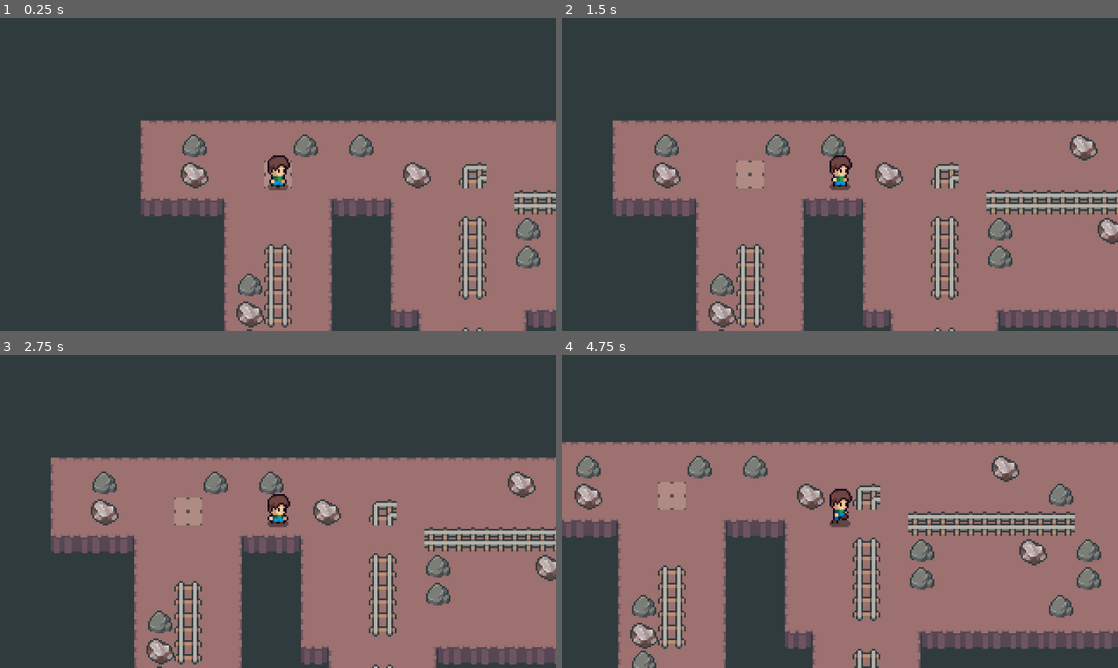
Above: before the commit, frames 1-4 (two rows, left to right).
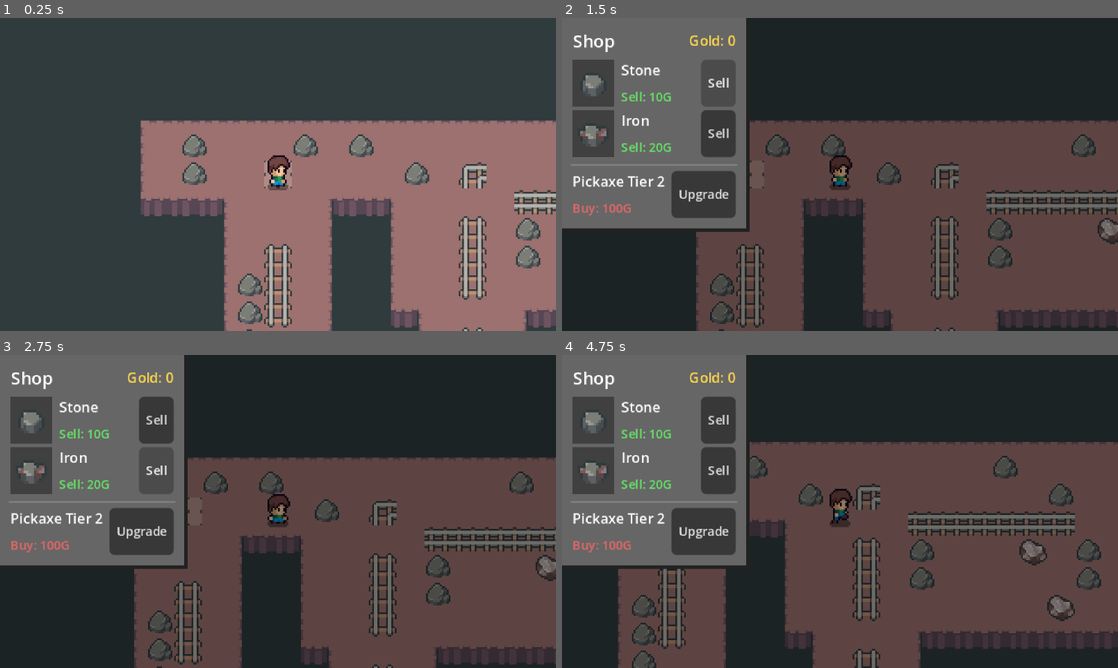
Above: after the commit, the same moments.

Repository: Nono-hash000/Mining
Game: Godot game, scene res://scenes/level.tscn
The game is run twice, just before and just after one commit, with the same random seed, the same clock (stepped at 60 frames per second) and the same inputs. Sound files missing from this copy of the repository are replaced by a short silence.
Inputs (mouse positions are in pixels of both pictures, inside the frame that each line leads up to):
- Up to frame 1 (0.25 s): no input
- Up to frame 2 (1.5 s): tap Enter at 0.5 s; move the mouse to (962, 158) at 0.52 s; hold D (right) 0.53-1.25 s; tap P at 0.6 s; click (962, 158) at 0.67 s; click (717, 83) at 1.25 s, where only the run after the commit has a clickable "Sell"
- Up to frame 3 (2.75 s): click (155, 470) at 2 s, where only the run after the commit has a clickable "Sell"
- Up to frame 4 (4.75 s): click (701, 530) at 2.75 s, where only the run after the commit has a clickable "Upgrade"; tap Space at 3.5 s; move the mouse to (728, 527) at 3.52 s; hold S (down) 3.53-4.28 s; click (728, 527) at 3.6 s; tap P at 3.8, 4.35 s; move the mouse to (895, 442) at 4.27 s; hold D (right) from 4.28 s (still down)

The runs differ from the first frame. In frame 1, 0.8% of the frame differs, in the area x 32-78%, y 46-99%; in frame 2, 97%, in the area x 0-100%, y 0-100%; in frame 3, 97%; in frame 4, 97%.

Commit message:
Demo is ready let's go

Diff:
--- a/data/rocks/iron.tres
+++ b/data/rocks/iron.tres
@@ -12,7 +12,7 @@
 script = ExtResource("1_qo01q")
 texture = SubResource("AtlasTexture_2p1yt")
 max_health = 4
-rarity = 25
+rarity = 5
 min_depth = 1
 ore_resource = ExtResource("1_2p1yt")
 metadata/_custom_type_script = "uid://dfys6g5nmx36y"
--- a/project.godot
+++ b/project.godot
@@ -13,6 +13,10 @@
 config/name="MiningGame"
 run/main_scene="uid://d0httbwt0arq2"
 config/features=PackedStringArray("4.6", "GL Compatibility")
+
+[debug]
+
+gdscript/warnings/unused_signal=0
 
 [display]
 
--- a/scripts/inventory_ui.gd
+++ b/scripts/inventory_ui.gd
@@ -57,7 +57,6 @@
 
 func _build_ui() -> void:
 	layer = 10
-
 	process_mode = Node.PROCESS_MODE_ALWAYS
 
 	dim_background = ColorRect.new()
@@ -68,6 +67,7 @@
 
 	panel = PanelContainer.new()
 	dim_background.add_child(panel)
+
 	panel.set_anchors_preset(Control.PRESET_CENTER)
 	panel.grow_horizontal = Control.GROW_DIRECTION_BOTH
 	panel.grow_vertical = Control.GROW_DIRECTION_BOTH
@@ -82,14 +82,14 @@
 	panel.add_child(margin)
 
 	var vbox := VBoxContainer.new()
-	vbox.add_theme_constant_override("separation", 8)
+	vbox.add_theme_constant_override("separation", 4)
 	vbox.size_flags_horizontal = Control.SIZE_EXPAND_FILL
 	vbox.size_flags_vertical = Control.SIZE_EXPAND_FILL
 	margin.add_child(vbox)
 
 	var title := Label.new()
 	title.text = "Inventory"
-	title.add_theme_font_size_override("font_size", 18)
+	title.add_theme_font_size_override("font_size", 10)
 	title.add_theme_color_override("font_color", Color(0.9, 0.9, 0.9))
 	vbox.add_child(title)
 
@@ -102,15 +102,15 @@
 func _make_panel_style() -> StyleBoxFlat:
 	var style := StyleBoxFlat.new()
 	style.bg_color = PANEL_BG
-	style.set_border_width_all(4)
+	style.set_border_width_all(2)
 	style.border_color = PANEL_BORDER_DARK
-	style.set_corner_radius_all(2)
+	style.set_corner_radius_all(1)
 	return style
 
 func _make_slot_style() -> StyleBoxFlat:
 	var style := StyleBoxFlat.new()
 	style.bg_color = SLOT_BG
-	style.set_border_width_all(2)
+	style.set_border_width_all(1)
 	style.border_color = SLOT_BORDER
 	return style
 
@@ -143,16 +143,16 @@
 
 	var label_margin := MarginContainer.new()
 	label_margin.set_anchors_preset(Control.PRESET_FULL_RECT)
-	label_margin.add_theme_constant_override("margin_right", 4)
-	label_margin.add_theme_constant_override("margin_bottom", 4)
+	label_margin.add_theme_constant_override("margin_right", 2)
+	label_margin.add_theme_constant_override("margin_bottom", 1)
 	label_margin.mouse_filter = Control.MOUSE_FILTER_PASS
 	slot.add_child(label_margin)
 
 	var count_label := Label.new()
-	count_label.add_theme_font_size_override("font_size", 13)
+	count_label.add_theme_font_size_override("font_size", 8)
 	count_label.add_theme_color_override("font_color", TEXT_COLOR)
 	count_label.add_theme_color_override("font_outline_color", COUNT_OUTLINE)
-	count_label.add_theme_constant_override("outline_size", 3)
+	count_label.add_theme_constant_override("outline_size", 2)
 	count_label.horizontal_alignment = HORIZONTAL_ALIGNMENT_RIGHT
 	count_label.vertical_alignment = VERTICAL_ALIGNMENT_BOTTOM
 	label_margin.add_child(count_label)
@@ -163,62 +163,41 @@
 		"slot": slot,
 		"icon": icon,
 		"count_label": count_label,
-		"item_name": "",
+		"item_resource": null,
 		"current_count": 0
 	}
 
 func _clear_slot_visuals(index: int) -> void:
 	var slot_data = slot_nodes[index]
-	slot_data["item_name"] = ""
+	slot_data["item_resource"] = null
 	slot_data["current_count"] = 0
 	slot_data["icon"].texture = null
 	slot_data["count_label"].text = ""
 	slot_data["count_label"].visible = false
 
-func _on_ore_collected(ore_data: OreData, _total_player_count: int) -> void:
-	_add_item_to_grid(ore_data.ore_name, ore_data.texture)
-
-func _add_item_to_grid(item_name: String, texture: Texture2D) -> void:
-	for i in range(TOTAL_SLOTS):
-		var slot = slot_nodes[i]
-		if slot["item_name"] == item_name and slot["current_count"] < MAX_STACK_SIZE:
-			slot["current_count"] += 1
-			_update_slot_visuals(i, texture)
-			return
-
-	for i in range(TOTAL_SLOTS):
-		var slot = slot_nodes[i]
-		if slot["item_name"] == "":
-			slot["item_name"] = item_name
-			slot["current_count"] = 1
-			_update_slot_visuals(i, texture)
-			return
-
-func _update_slot_visuals(index: int, texture: Texture2D) -> void:
-	var slot = slot_nodes[index]
-	slot["icon"].texture = texture
-	slot["count_label"].text = str(slot["current_count"])
-	slot["count_label"].visible = slot["current_count"] > 1
+func _on_ore_collected(_ore_data: OreData, _total_player_count: int) -> void:
+	_populate_from_existing_inventory()
 
 func _populate_from_existing_inventory() -> void:
 	for i in range(TOTAL_SLOTS):
 		_clear_slot_visuals(i)
 
-	for ore_name in player.inventory.keys():
-		var total_count: int = player.inventory[ore_name]
-		while total_count > 0:
+	var current_slot_index := 0
+	for ore_data: OreData in player.inventory.keys():
+		var total_count: int = player.inventory[ore_data]
+
+		while total_count > 0 and current_slot_index < TOTAL_SLOTS:
 			var batch = min(total_count, MAX_STACK_SIZE)
-			_fill_next_free_slot_with_batch(ore_name, batch, null)
+			var slot = slot_nodes[current_slot_index]
+
+			slot["item_resource"] = ore_data
+			slot["current_count"] = batch
+			slot["icon"].texture = ore_data.texture
+			slot["count_label"].text = str(batch)
+			slot["count_label"].visible = batch > 1
+
 			total_count -= batch
-
-func _fill_next_free_slot_with_batch(item_name: String, count: int, texture: Texture2D) -> void:
-	for i in range(TOTAL_SLOTS):
-		var slot = slot_nodes[i]
-		if slot["item_name"] == "":
-			slot["item_name"] = item_name
-			slot["current_count"] = count
-			_update_slot_visuals(i, texture)
-			return
+			current_slot_index += 1
 
 func _input(event: InputEvent) -> void:
 	if event is InputEventKey and event.pressed and not event.echo:
--- a/scripts/level.gd
+++ b/scripts/level.gd
@@ -1,6 +1,6 @@
 extends Node2D
 
-const FILL_PERCENTAGE: float = 0.2
+const FILL_PERCENTAGE: float = 0.20
 const ROCK_SCENE = preload("res://scenes/rock.tscn")
 
 const ROCK_DATA_POOL: Array[RockData] = [
@@ -18,7 +18,15 @@
 func _ready() -> void:
 	_generate_rocks()
 	_position_objects()
+
+	# Attach UI Windows
 	InventoryUI.attach_to(player, self)
+
+	var tradeable_ores: Array[OreData] = [
+		preload("res://data/ores/stone_ore.tres"),
+		preload("res://data/ores/iron_ore.tres")
+	]
+	ShopUI.attach_to(player, self, tradeable_ores)
 
 func _position_objects() -> void:
 	var player_spawn: Marker2D = current_map.get_node("PlayerSpawn")
@@ -35,10 +43,8 @@
 
 	for cell in ground_cells:
 		var tile_data = ground_layer.get_cell_tile_data(cell)
-
 		if props_layer.get_cell_source_id(cell) != -1:
 			continue
-
 		if tile_data and tile_data.get_custom_data("can_spawn_rocks") == true:
 			available_cells.append(cell)
 
@@ -51,12 +57,15 @@
 		push_warning("Level: no RockData")
 		return
 
+	var total_weight := 0
+	for rock_data in eligible_pool:
+		total_weight += rock_data.rarity
+
 	for i in range(num_rocks):
 		var cell = available_cells[i]
-		var rock_data := _pick_weighted_rock_data(eligible_pool)
+		var rock_data := _pick_weighted_rock_data(eligible_pool, total_weight)
 
 		var rock = ROCK_SCENE.instantiate()
-
 		rock.data = rock_data
 		rock.ore_container = ore_container
 
@@ -71,17 +80,11 @@
 			eligible.append(rock_data)
 	return eligible
 
-func _pick_weighted_rock_data(pool: Array[RockData]) -> RockData:
-	var total_weight := 0
-	for rock_data in pool:
-		total_weight += rock_data.rarity
-
+func _pick_weighted_rock_data(pool: Array[RockData], total_weight: int) -> RockData:
 	var roll := randi_range(1, total_weight)
 	var running_total := 0
-
 	for rock_data in pool:
 		running_total += rock_data.rarity
 		if roll <= running_total:
 			return rock_data
-
 	return pool[-1]
--- a/scripts/player.gd
+++ b/scripts/player.gd
@@ -2,6 +2,8 @@
 extends CharacterBody2D
 
 signal ore_collected(ore_data: OreData, new_count: int)
+signal gold_changed(new_amount: int)
+signal pickaxe_upgraded(new_strength: int)
 
 const SPEED = 100.0
 
@@ -9,9 +11,18 @@
 var hitbox_offset: Vector2
 var last_direction: Vector2 = Vector2.RIGHT
 var detected_rocks: Array = []
-var pickaxe_strength: int = 1
 
 var inventory: Dictionary = {}
+
+var gold: int = 0:
+	set(value):
+		gold = value
+		gold_changed.emit(gold)
+
+var current_pickaxe_tier: int = 1
+var pickaxe_strength: int = 1:
+	get:
+		return current_pickaxe_tier
 
 @onready var animated_sprite_2d: AnimatedSprite2D = $AnimatedSprite2D
 @onready var hit_box: Area2D = $HitBox
@@ -21,6 +32,7 @@
 
 func _ready() -> void:
 	hitbox_offset = hit_box.position
+	hit_box.monitoring = false
 
 func reset(pos: Vector2) -> void:
 	position = pos
@@ -43,32 +55,42 @@
 	if direction != Vector2.ZERO:
 		velocity = direction * SPEED
 		last_direction = direction
-		update_hitbox_position()
+		_update_hitbox_position(direction)
 	else:
 		velocity = Vector2.ZERO
 
 func process_animation() -> void:
-	hit_box.monitoring = false
+	if is_mining:
+		return
 
 	if velocity != Vector2.ZERO:
 		play_animation("run", last_direction)
 	else:
 		play_animation("idle", last_direction)
 
-func play_animation(prefix: String, dir: Vector2) -> void:
-	if dir.x != 0:
-		animated_sprite_2d.flip_h = dir.x < 0
-		animated_sprite_2d.play(prefix + "_right")
-	elif dir.y < 0:
-		animated_sprite_2d.play(prefix + "_up")
-	elif dir.y > 0:
-		animated_sprite_2d.play(prefix + "_down")
+func play_animation(anim_name: String, dir: Vector2) -> void:
+	var suffix = "right"
 
-func update_hitbox_position() -> void:
-	var x := hitbox_offset.x
-	var y := hitbox_offset.y
+	if abs(dir.x) > abs(dir.y):
+		suffix = "right"
+		animated_sprite_2d.flip_h = (dir.x < 0)
+	else:
+		suffix = "down" if dir.y > 0 else "up"
+		animated_sprite_2d.flip_h = false
 
-	match last_direction:
+	animated_sprite_2d.play(anim_name + "_" + suffix)
+
+func _update_hitbox_position(dir: Vector2) -> void:
+	var x = abs(hitbox_offset.x)
+	var y = hitbox_offset.y
+
+	var primary_dir = Vector2.RIGHT
+	if abs(dir.x) > abs(dir.y):
+		primary_dir = Vector2.RIGHT if dir.x > 0 else Vector2.LEFT
+	else:
+		primary_dir = Vector2.DOWN if dir.y > 0 else Vector2.UP
+
+	match primary_dir:
 		Vector2.LEFT:
 			hit_box.position = Vector2(-x, y)
 			hit_box_collision_shape_2d.rotation_degrees = 0
@@ -82,7 +104,6 @@
 			hit_box.position = Vector2(-y, x)
 			hit_box_collision_shape_2d.rotation_degrees = 90
 
-
 func use_pickaxe() -> void:
 	detected_rocks.clear()
 	hit_box.monitoring = true
@@ -93,10 +114,12 @@
 func _on_animated_sprite_2d_animation_finished() -> void:
 	if is_mining:
 		is_mining = false
+		hit_box.monitoring = false
 		if detected_rocks.size() > 0:
 			var rock_to_hit = get_most_overlapping_rock()
-			rock_to_hit.take_damage(pickaxe_strength)
-			pickaxe_hit_sound.play()
+			if is_instance_valid(rock_to_hit):
+				rock_to_hit.take_damage(pickaxe_strength)
+				pickaxe_hit_sound.play()
 
 func _on_hit_box_body_entered(body: Node2D) -> void:
 	if body is Rock:
@@ -106,11 +129,12 @@
 	var best_rock = detected_rocks[0]
 	var best_dist = hit_box.global_position.distance_to(best_rock.global_position)
 
-	for rock in detected_rocks:
-		var dist = hit_box.global_position.distance_to(rock.global_position)
-		if dist < best_dist:
-			best_dist = dist
-			best_rock = rock
+	for i in range(1, detected_rocks.size()):
+		var r = detected_rocks[i]
+		var d = hit_box.global_position.distance_to(r.global_position)
+		if d < best_dist:
+			best_dist = d
+			best_rock = r
 
 	return best_rock
 
@@ -118,7 +142,7 @@
 	if data == null:
 		return false
 
-	var current_count: int = inventory.get(data.ore_name, 0)
-	inventory[data.ore_name] = current_count + 1
-	ore_collected.emit(data, inventory[data.ore_name])
+	var current_count: int = inventory.get(data, 0)
+	inventory[data] = current_count + 1
+	ore_collected.emit(data, inventory[data])
 	return true
--- /dev/null
+++ b/scripts/shop_ui.gd
@@ -0,0 +1,227 @@
+class_name ShopUI
+extends CanvasLayer
+
+const TOGGLE_KEY := KEY_P
+
+const SLOT_SIZE := 24
+const SLOT_SPACING := 2
+const GRID_PADDING := 6
+
+const PANEL_BG := Color(0.4, 0.4, 0.4, 1.0)
+const PANEL_BORDER := Color(0.13, 0.13, 0.13, 1.0)
+const DIM_BG := Color(0, 0, 0, 0.4)
+
+var player: Player
+var dim_background: ColorRect
+var panel: PanelContainer
+var item_list_vbox: VBoxContainer
+var gold_label: Label
+var is_open: bool = false
+
+var shop_items: Array[OreData] = []
+
+const PICKAXE_UPGRADE_COSTS = {
+	2: 100,
+	3: 250,
+	4: 500
+}
+
+static func attach_to(target_player: Player, parent: Node, items: Array[OreData]) -> ShopUI:
+	var ui := ShopUI.new()
+	ui.shop_items = items
+	parent.add_child(ui)
+	ui.setup(target_player)
+	return ui
+
+func setup(target_player: Player) -> void:
+	player = target_player
+	_build_ui()
+	_populate_shop()
+
+	player.gold_changed.connect(_on_gold_changed)
+	_on_gold_changed(player.gold)
+
+	set_open(false)
+
+	panel.reset_size()
+	panel.set_anchors_preset(Control.PRESET_CENTER)
+
+func _build_ui() -> void:
+	layer = 11
+	process_mode = Node.PROCESS_MODE_ALWAYS
+
+	dim_background = ColorRect.new()
+	dim_background.color = DIM_BG
+	dim_background.set_anchors_preset(Control.PRESET_FULL_RECT)
+	add_child(dim_background)
+
+	panel = PanelContainer.new()
+	dim_background.add_child(panel)
+	panel.set_anchors_preset(Control.PRESET_CENTER)
+	panel.grow_horizontal = Control.GROW_DIRECTION_BOTH
+	panel.grow_vertical = Control.GROW_DIRECTION_BOTH
+
+	var style := StyleBoxFlat.new()
+	style.bg_color = PANEL_BG
+	style.set_border_width_all(2)
+	style.border_color = PANEL_BORDER
+	panel.add_theme_stylebox_override("panel", style)
+
+	var margin := MarginContainer.new()
+	margin.add_theme_constant_override("margin_left", GRID_PADDING)
+	margin.add_theme_constant_override("margin_right", GRID_PADDING)
+	margin.add_theme_constant_override("margin_top", GRID_PADDING)
+	margin.add_theme_constant_override("margin_bottom", GRID_PADDING)
+	panel.add_child(margin)
+
+	var main_vbox := VBoxContainer.new()
+	main_vbox.add_theme_constant_override("separation", 4)
+	margin.add_child(main_vbox)
+
+	var header := HBoxContainer.new()
+	main_vbox.add_child(header)
+
+	var title := Label.new()
+	title.text = "Shop"
+	title.add_theme_font_size_override("font_size", 10)
+	header.add_child(title)
+
+	gold_label = Label.new()
+	gold_label.horizontal_alignment = HORIZONTAL_ALIGNMENT_RIGHT
+	gold_label.size_flags_horizontal = Control.SIZE_EXPAND_FILL
+	gold_label.add_theme_font_size_override("font_size", 8)
+	gold_label.add_theme_color_override("font_color", Color(1, 0.85, 0.3))
+	header.add_child(gold_label)
+
+	item_list_vbox = VBoxContainer.new()
+	item_list_vbox.add_theme_constant_override("separation", 2)
+	main_vbox.add_child(item_list_vbox)
+
+func _populate_shop() -> void:
+	for child in item_list_vbox.get_children():
+		child.queue_free()
+
+	# Render Ore items available to trade
+	for item in shop_items:
+		var row := HBoxContainer.new()
+		row.add_theme_constant_override("separation", 4)
+
+		var icon_container := PanelContainer.new()
+		icon_container.custom_minimum_size = Vector2(SLOT_SIZE, SLOT_SIZE)
+		var slot_style := StyleBoxFlat.new()
+		slot_style.bg_color = Color(0.25, 0.25, 0.25)
+		icon_container.add_theme_stylebox_override("panel", slot_style)
+
+		var icon := TextureRect.new()
+		icon.texture = item.texture
+		icon.expand_mode = TextureRect.EXPAND_IGNORE_SIZE
+		icon.stretch_mode = TextureRect.STRETCH_KEEP_ASPECT_CENTERED
+		icon.texture_filter = CanvasItem.TEXTURE_FILTER_NEAREST
+		icon_container.add_child(icon)
+		row.add_child(icon_container)
+
+		var details_vbox := VBoxContainer.new()
+		var name_label := Label.new()
+		name_label.text = item.ore_name
+		name_label.add_theme_font_size_override("font_size", 8)
+
+		var price_label := Label.new()
+		price_label.text = "Sell: " + str(item.value) + "G"
+		price_label.add_theme_font_size_override("font_size", 7)
+		price_label.add_theme_color_override("font_color", Color(0.4, 0.9, 0.4))
+
+		details_vbox.add_child(name_label)
+		details_vbox.add_child(price_label)
+		row.add_child(details_vbox)
+
+		var actions := HBoxContainer.new()
+		actions.size_flags_horizontal = Control.SIZE_EXPAND_FILL
+		actions.alignment = BoxContainer.ALIGNMENT_END
+
+		var sell_btn := Button.new()
+		sell_btn.text = "Sell"
+		sell_btn.add_theme_font_size_override("font_size", 7)
+		sell_btn.pressed.connect(func(): _on_sell_pressed(item))
+		actions.add_child(sell_btn)
+
+		row.add_child(actions)
+		item_list_vbox.add_child(row)
+
+	# Render Pickaxe Upgrade Option
+	var next_tier = player.current_pickaxe_tier + 1
+	if PICKAXE_UPGRADE_COSTS.has(next_tier):
+		var upgrade_cost = PICKAXE_UPGRADE_COSTS[next_tier]
+
+		var separator := HSeparator.new()
+		item_list_vbox.add_child(separator)
+
+		var row := HBoxContainer.new()
+		row.add_theme_constant_override("separation", 4)
+
+		var details_vbox := VBoxContainer.new()
+		var upgrade_label := Label.new()
+		upgrade_label.text = "Pickaxe Tier " + str(next_tier)
+		upgrade_label.add_theme_font_size_override("font_size", 8)
+
+		var cost_label := Label.new()
+		cost_label.text = "Buy: " + str(upgrade_cost) + "G"
+		cost_label.add_theme_font_size_override("font_size", 7)
+		cost_label.add_theme_color_override("font_color", Color(0.9, 0.4, 0.4))
+
+		details_vbox.add_child(upgrade_label)
+		details_vbox.add_child(cost_label)
+		row.add_child(details_vbox)
+
+		var actions := HBoxContainer.new()
+		actions.size_flags_horizontal = Control.SIZE_EXPAND_FILL
+		actions.alignment = BoxContainer.ALIGNMENT_END
+
+		var buy_btn := Button.new()
+		buy_btn.text = "Upgrade"
+		buy_btn.add_theme_font_size_override("font_size", 7)
+		buy_btn.pressed.connect(func(): _on_upgrade_pressed(next_tier, upgrade_cost))
+		actions.add_child(buy_btn)
+
+		row.add_child(actions)
+		item_list_vbox.add_child(row)
+	else:
+		var separator := HSeparator.new()
+		item_list_vbox.add_child(separator)
+
+		var maxed_label := Label.new()
+		maxed_label.text = "Pickaxe Maxed Out!"
+		maxed_label.add_theme_font_size_override("font_size", 8)
+		maxed_label.horizontal_alignment = HORIZONTAL_ALIGNMENT_CENTER
+		item_list_vbox.add_child(maxed_label)
+
+func _on_sell_pressed(item: OreData) -> void:
+	if player.inventory.has(item) and player.inventory[item] > 0:
+		player.inventory[item] -= 1
+		player.gold += item.value
+		if player.inventory[item] <= 0:
+			player.inventory.erase(item)
+		player.ore_collected.emit(item, player.inventory.get(item, 0))
+
+func _on_upgrade_pressed(tier: int, cost: int) -> void:
+	if player.gold >= cost:
+		player.gold -= cost
+		player.current_pickaxe_tier = tier
+		player.pickaxe_upgraded.emit(tier)
+		_populate_shop()
+
+		await get_tree().process_frame
+		panel.reset_size()
+		panel.set_anchors_preset(Control.PRESET_CENTER)
+
+func _on_gold_changed(amount: int) -> void:
+	gold_label.text = "Gold: " + str(amount)
+
+func _input(event: InputEvent) -> void:
+	if event is InputEventKey and event.pressed and not event.echo:
+		if event.physical_keycode == TOGGLE_KEY:
+			set_open(not is_open)
+			get_viewport().set_input_as_handled()
+
+func set_open(value: bool) -> void:
+	is_open = value
+	dim_background.visible = is_open
Not shown, added: export_presets.cfg
Not shown, added: exports/web/index.apple-touch-icon.png.import
Not shown, added: exports/web/index.icon.png.import
Not shown, added: exports/web/index.png.import
Not shown, added: scripts/shop_ui.gd.uid
Not shown, added: exports/web/index.apple-touch-icon.png
Not shown, added: exports/web/index.audio.position.worklet.js
Not shown, added: exports/web/index.audio.worklet.js
Not shown, added: exports/web/index.html
Not shown, added: exports/web/index.icon.png
Not shown, added: exports/web/index.js
Not shown, added: exports/web/index.pck
(and 3 more such lines)
